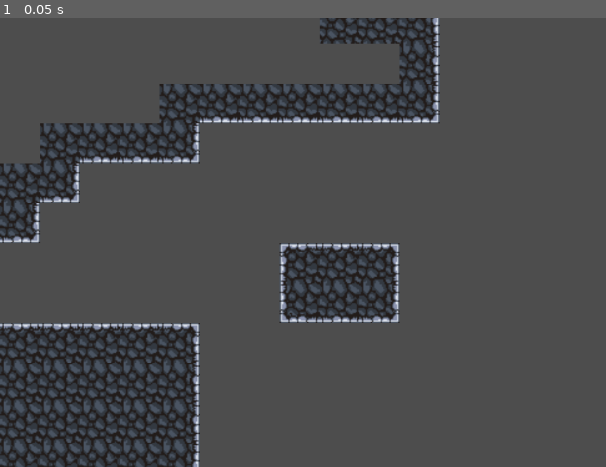
Above: before the commit, frame 1.
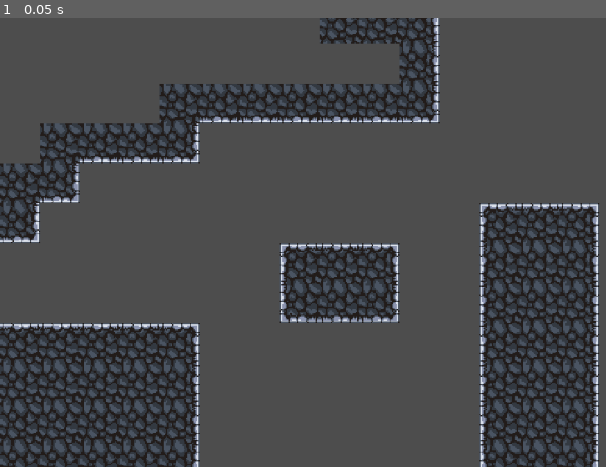
Above: after the commit, the same moment.

Repository: lilnoggi/SplitLight_GameJam2025
Game: Godot game, scene res://Scenes/main.tscn
Two runs of this game, one before a commit and one after it. Both use one fixed random seed, a clock stepped at 60 frames per second and the inputs below. The engine's default icon, where the game draws it, is replaced by a stand-in: a white triangle on a blue panel in a dark square.
Inputs:
- Up to frame 1 (0.05 s): no input

The runs differ from the first frame. In frame 1, 9.3% of the frame differs, in the area x 0-99%, y 0-100%.

Commit message:
Added Physics to Tileset
Self-explanatory

Diff:
--- a/Scenes/main.tscn
+++ b/Scenes/main.tscn
@@ -8,22 +8,37 @@
 texture = ExtResource("3_kry3j")
 texture_region_size = Vector2i(32, 32)
 0:0/0 = 0
+0:0/0/physics_layer_0/polygon_0/points = PackedVector2Array(-16, -16, 16, -16, 16, 16, -16, 16)
 1:0/0 = 0
+1:0/0/physics_layer_0/polygon_0/points = PackedVector2Array(-16, -16, 16, -16, 16, 16, -16, 16)
 2:0/0 = 0
+2:0/0/physics_layer_0/polygon_0/points = PackedVector2Array(-16, -16, 16, -16, 16, 16, -16, 16)
 3:0/0 = 0
+3:0/0/physics_layer_0/polygon_0/points = PackedVector2Array(-16, -16, 16, -16, 16, 16, -16, 16)
 1:1/0 = 0
+1:1/0/physics_layer_0/polygon_0/points = PackedVector2Array(-16, -16, 16, -16, 16, 16, -16, 16)
 2:1/0 = 0
+2:1/0/physics_layer_0/polygon_0/points = PackedVector2Array(-16, -16, 16, -16, 16, 16, -16, 16)
 3:1/0 = 0
+3:1/0/physics_layer_0/polygon_0/points = PackedVector2Array(-16, -16, 16, -16, 16, 16, -16, 16)
 1:2/0 = 0
+1:2/0/physics_layer_0/polygon_0/points = PackedVector2Array(-16, -16, 16, -16, 16, 16, -16, 16)
 2:2/0 = 0
+2:2/0/physics_layer_0/polygon_0/points = PackedVector2Array(-16, -16, 16, -16, 16, 16, -16, 16)
 3:2/0 = 0
+3:2/0/physics_layer_0/polygon_0/points = PackedVector2Array(-16, -16, 16, -16, 16, 16, -16, 16)
 0:4/0 = 0
+0:4/0/physics_layer_0/polygon_0/points = PackedVector2Array(-16, -16, 16, -16, 16, 16, -16, 16)
 1:4/0 = 0
+1:4/0/physics_layer_0/polygon_0/points = PackedVector2Array(-16, -16, 16, -16, 16, 16, -16, 16)
 1:3/0 = 0
+1:3/0/physics_layer_0/polygon_0/points = PackedVector2Array(-16, -16, 16, -16, 16, 16, -16, 16)
 0:3/0 = 0
+0:3/0/physics_layer_0/polygon_0/points = PackedVector2Array(-16, -16, 16, -16, 16, 16, -16, 16)
 
 [sub_resource type="TileSet" id="TileSet_lquwl"]
 tile_size = Vector2i(32, 32)
+physics_layer_0/collision_layer = 1
 sources/2 = SubResource("TileSetAtlasSource_h2yge")
 
 [node name="Node2D" type="Node2D"]
@@ -45,4 +60,4 @@
 [node name="TileMap" type="TileMap" parent="."]
 tile_set = SubResource("TileSet_lquwl")
 format = 2
-layer_0/tile_data = PackedInt32Array(65526, 131074, 0, 65527 …(956 unchanged characters)… , -196618, 131074, 1, -262153, 131074, 1)
+layer_0/tile_data = PackedInt32Array(65526, 131074, 0, 65527 …(956 unchanged characters)… , -196618, 131074, 1, -262153, 131074, 1, -196606, 65538, 0, -131070, 65538, 1, -196605, 131074, 0, -131069, 131074, 1, -196604, 196610, 0, -131068, 196610, 1, -65534, 65538, 1, -65533, 131074, 1, -65532, 196610, 1, 2, 65538, 1, 3, 131074, 1, 4, 196610, 1, 65538, 65538, 1, 65539, 131074, 1, 65540, 196610, 1, 131074, 65538, 1, 131075, 131074, 1, 131076, 196610, 1, 196610, 65538, 2, 196611, 131074, 2, 196612, 196610, 2)
--- a/project.godot
+++ b/project.godot
@@ -14,3 +14,7 @@
 run/main_scene="uid://b0fmrjnpeusyw"
 config/features=PackedStringArray("4.4", "Forward Plus")
 config/icon="res://icon.svg"
+
+[rendering]
+
+textures/canvas_textures/default_texture_filter=0
